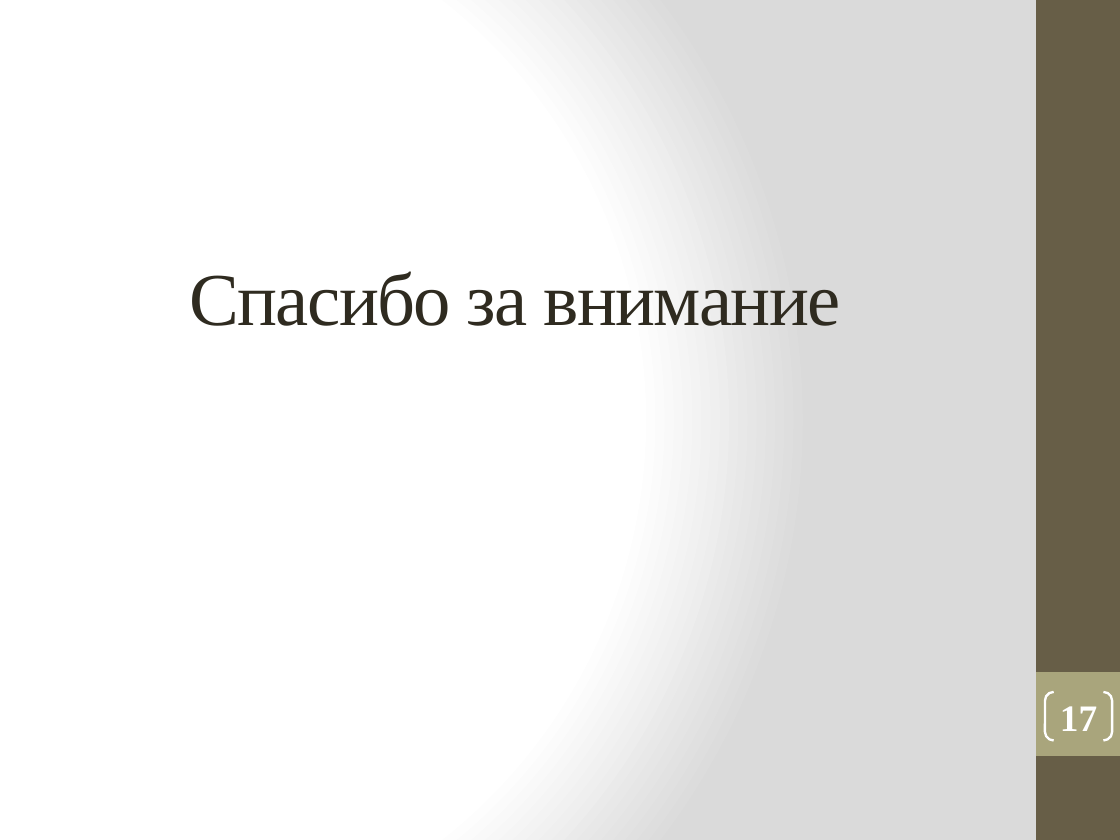
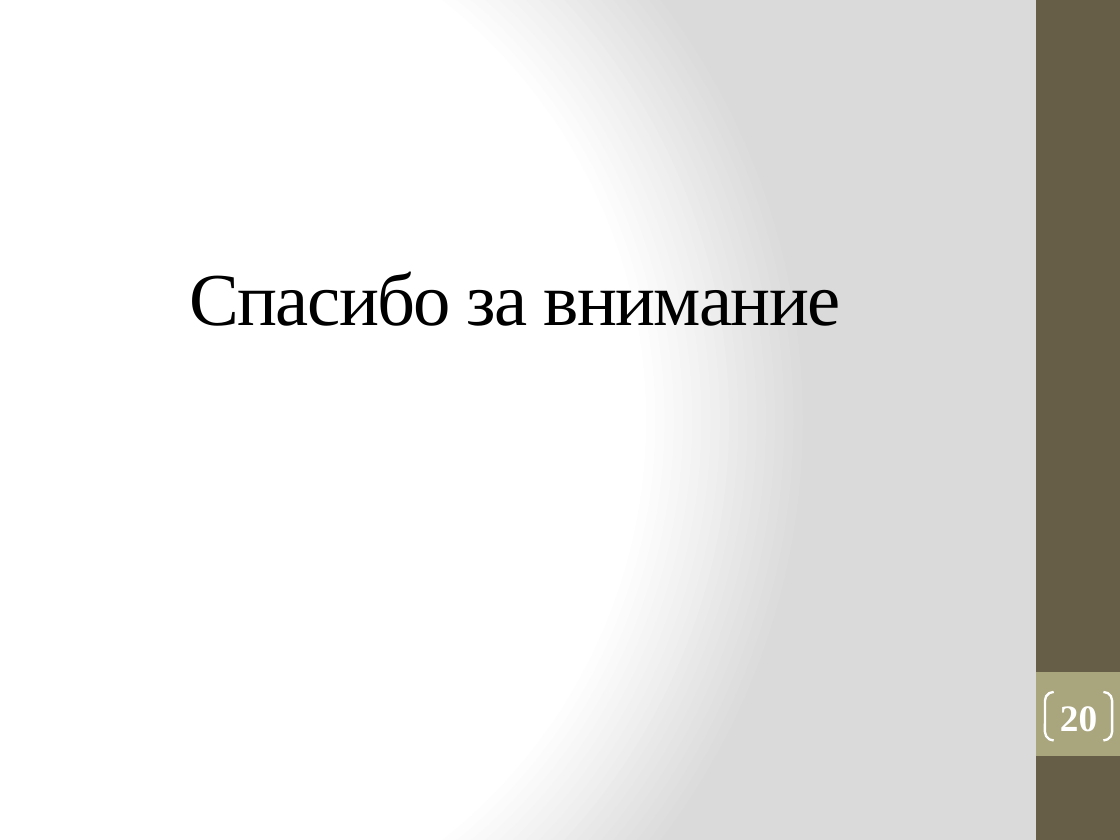
Before and after one commit to vadimgilka/DeafAndDumbPeople, a slide deck: slide 20 of Моя документация/Презентация_Панова.pptx (slide 17 before the commit). Drawn at 1120x840 pixels with LibreOffice and Linux fonts; fonts in the diff are those of the drawing. Boxes give left, top, right and bottom in pixels: in the first picture for what was removed or moved away, otherwise in the second. Text is boxed around its words. In the diff, an @@ line names an element or a change of style, - is before the commit and + after.

```diff
--- a/Моя документация/Презентация_Панова.pptx
+++ b/Моя документация/Презентация_Панова.pptx
@@ title "Спасибо за внимание" at bbox=[189, 271, 840, 326]: text colour #2F2B20 to #000000 @@
@@ page number at bbox=[1060, 706, 1097, 732]: text changed @@
-17
+20
```
Also in this commit, not shown: 4 other slides changed, 6 slides added, 3 slides removed, 1 other file.
